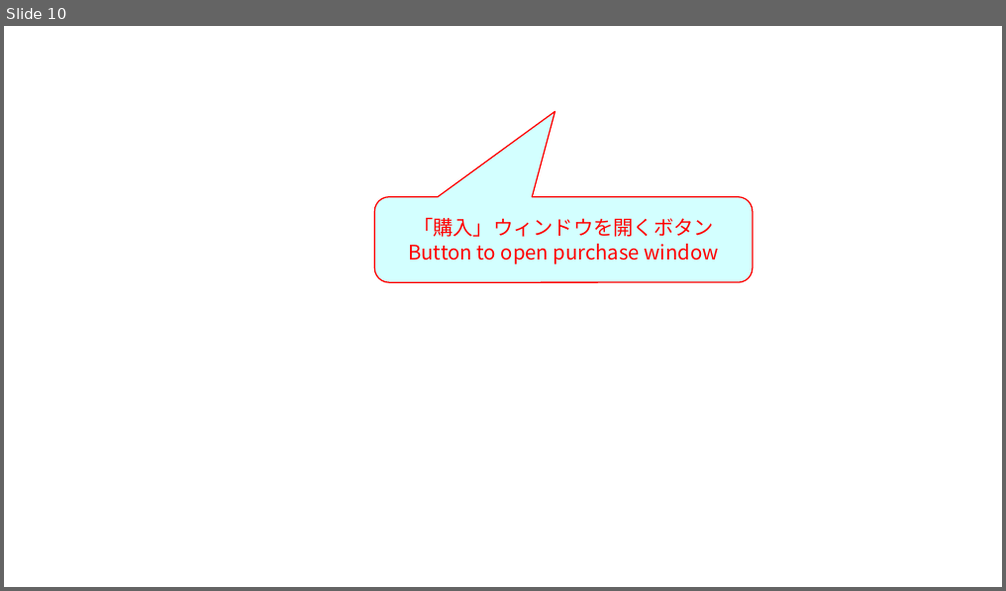
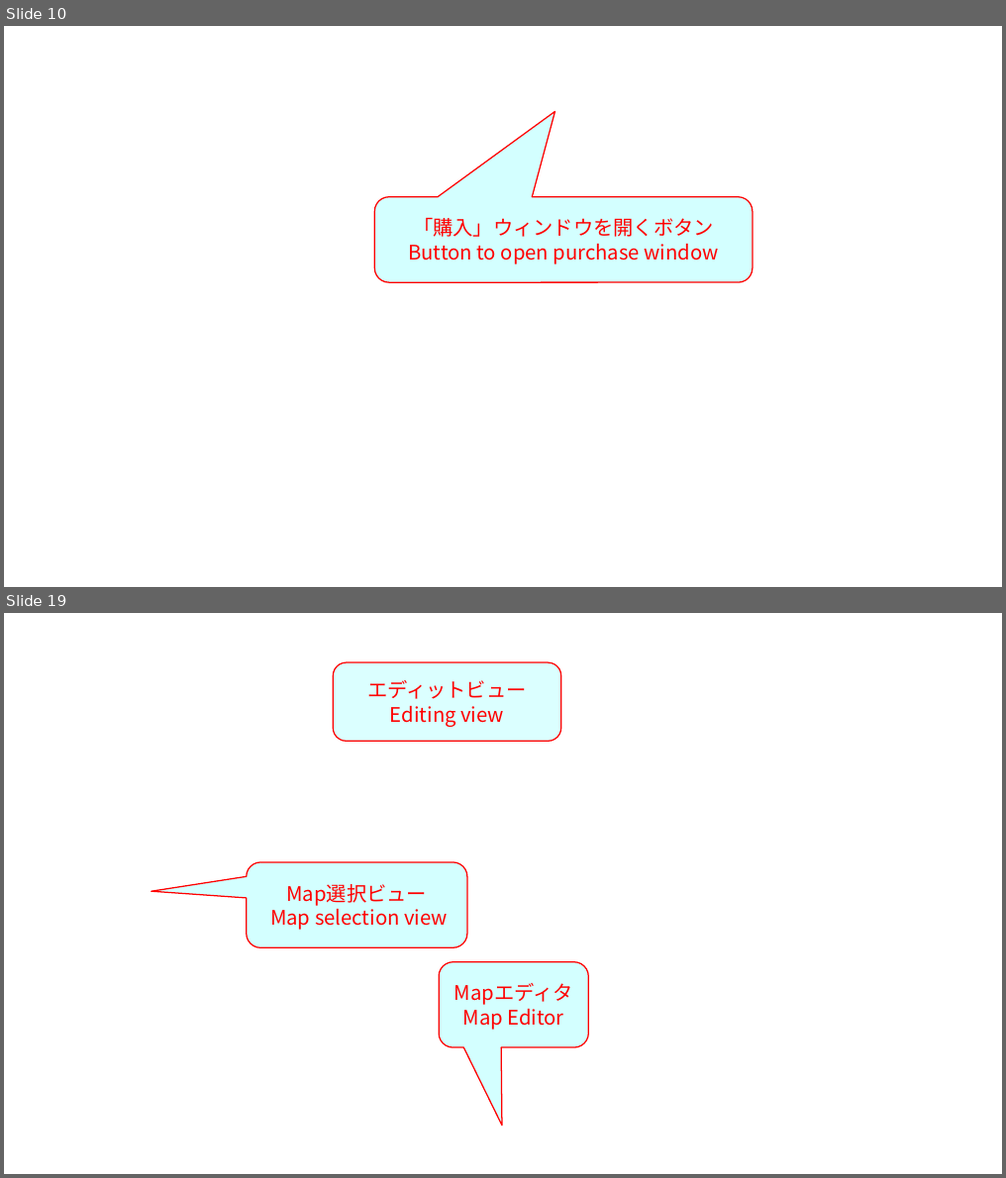
Before and after one commit to takezoff/x8support, a slide deck: work/x8_figures.odp. Shown one above the other, each under a label of ours: slide 10 before the commit, slides 10 and 19 after it; the slides between them are not shown. The pictures are 1006x591 and 1006x1178 pixels, drawn with LibreOffice and Linux fonts; fonts in the diff are those of the drawing; background and template pictures are left out. Boxes give left, top, right and bottom in pixels: in the first picture for what was removed or moved away, otherwise in the second. Text is boxed around its words. In the diff, an @@ line names an element or a change of style, - is before the commit and + after.

```diff
--- a/work/x8_figures.odp
+++ b/work/x8_figures.odp
@@ slide 19 added at bbox=[4, 613, 1002, 1174], background picture (left out) @@
@@ rounded rectangle added at bbox=[334, 663, 561, 742], fill #CCFFFF at 70% opacity, outline #FF0000 0.99 pt, 16 pt, text #FF0000 @@
+エディットビュー
+Editing view
@@ rounded speech box added at bbox=[247, 862, 467, 948], fill #CCFFFF at 85% opacity, outline #FF0000 0.99 pt, 16 pt, text #FF0000 @@
+Map選択ビュー
+Map selection view
@@ rounded speech box added at bbox=[439, 962, 588, 1048], fill #CCFFFF at 85% opacity, outline #FF0000 0.99 pt, 16 pt, text #FF0000 @@
+Mapエディタ
+Map Editor
```
Also in this commit, not shown: 19 other slides added, 43 other files.
